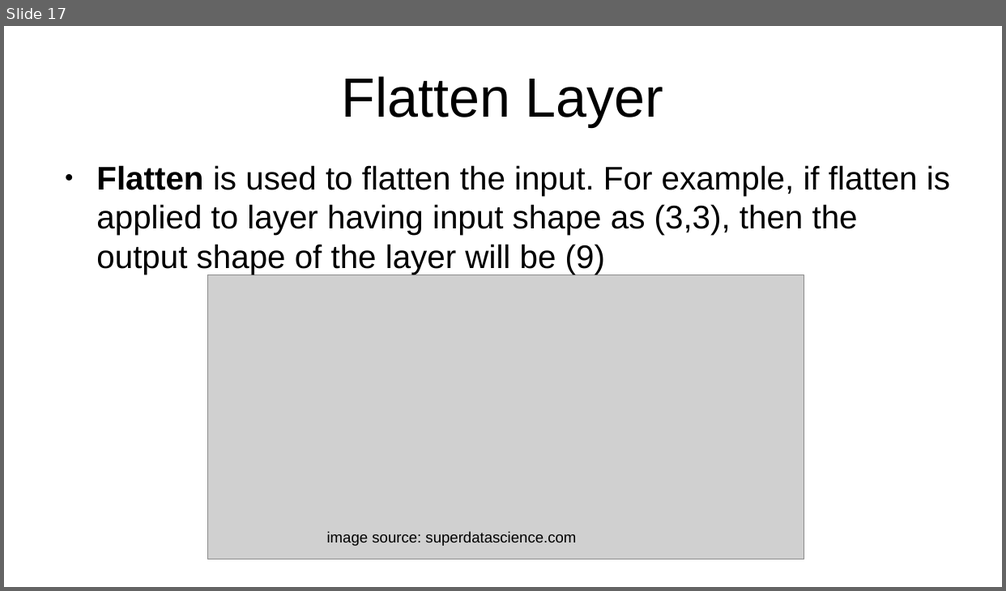
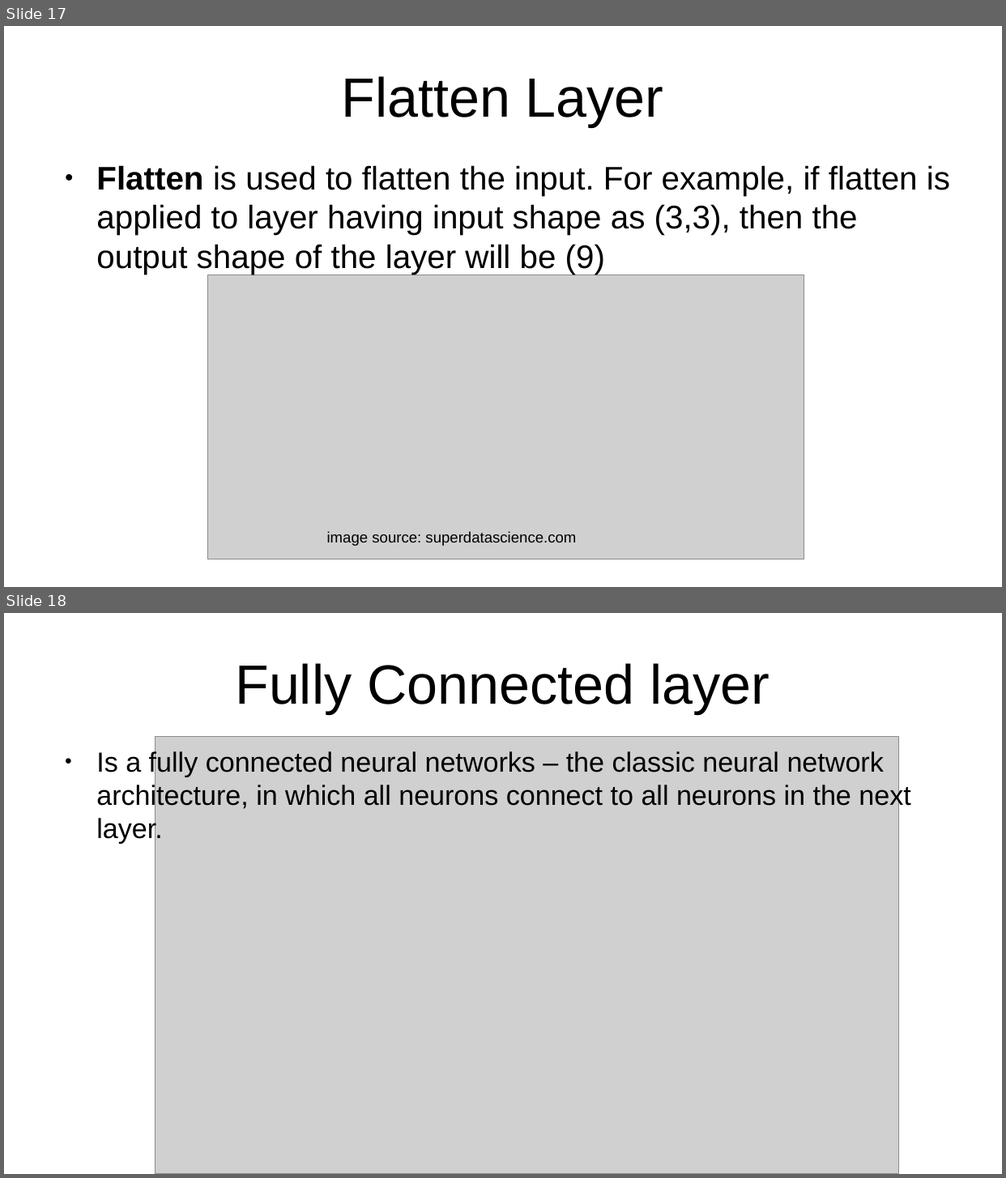
Before and after one commit to MoatasemGamal/ConvNN, a slide deck: CNN.odp. Shown one above the other, each under a label of ours: slide 17 before the commit, slides 17 and 18 after it. The pictures are 1006x591 and 1006x1178 pixels, drawn with LibreOffice and Linux fonts; fonts in the diff are those of the drawing; grey boxes stand for pictures. Boxes give left, top, right and bottom in pixels: in the first picture for what was removed or moved away, otherwise in the second. Text is boxed around its words. In the diff, an @@ line names an element or a change of style, - is before the commit and + after.

Commit message:
explain the last layer "fully connected layer"

```diff
--- a/CNN.odp
+++ b/CNN.odp
@@ slide 18 added at [4, 613, 1002, 1174], background #FFFFFF @@
@@ title added at [235, 663, 769, 714], 44 pt, text #000000 @@
+Fully Connected layer
@@ text added at [96, 749, 910, 843], 22 pt, text #000000 @@
+● Is a fully connected neural networks – the classic neural network architecture, in which all neurons connect to all neurons in the next layer.
@@ picture added at [155, 736, 899, 1174] @@
```
Also in this commit, not shown: 1 slide changed, 1 other file.
